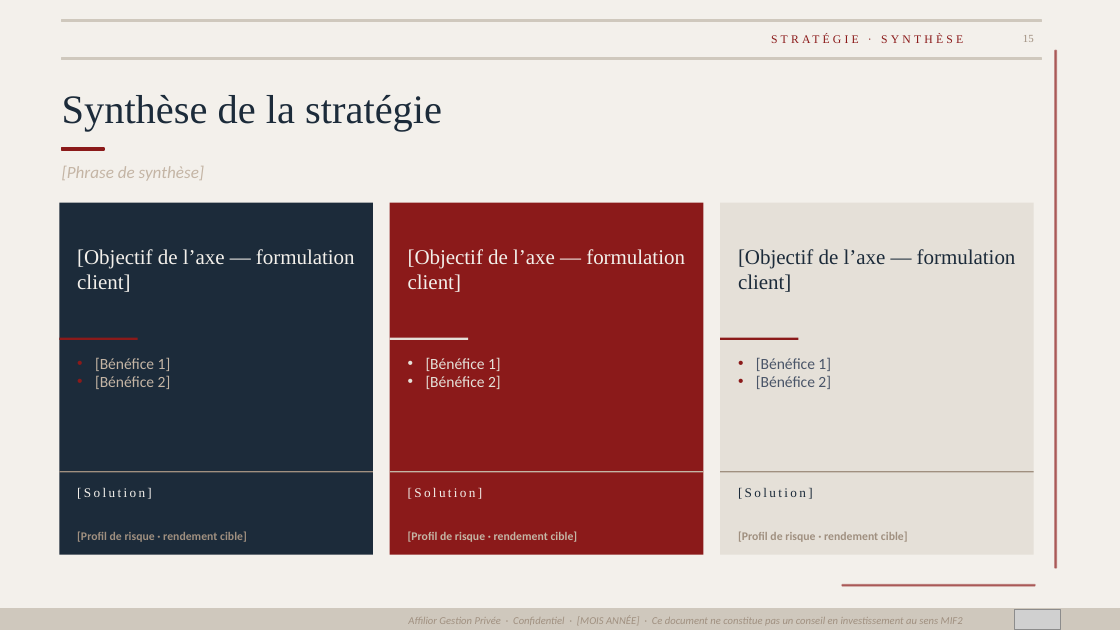
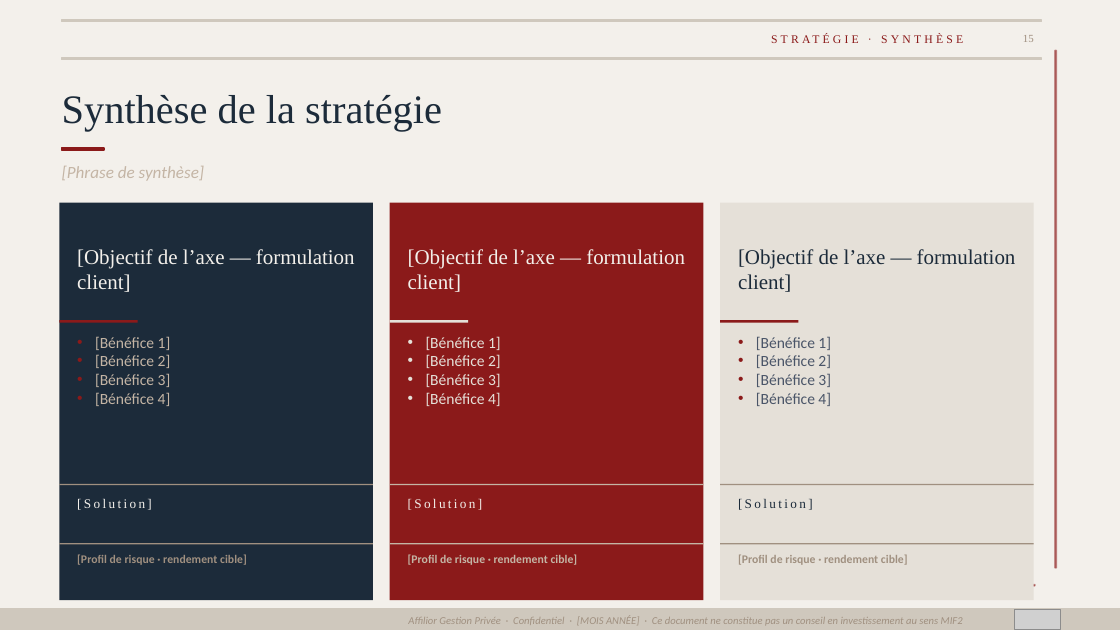
Before and after one commit to fififi1717/mkgt, a slide deck: slide 13 of Cans_Mstr.pptx (slide 15 before the commit). Drawn at 1120x630 pixels with LibreOffice and Linux fonts; fonts in the diff are those of the drawing; grey boxes stand for pictures. Boxes give left, top, right and bottom in pixels: in the first picture for what was removed or moved away, otherwise in the second. Text is boxed around its words. In the diff, an @@ line names an element or a change of style, - is before the commit and + after.

```diff
--- a/Cans_Mstr.pptx
+++ b/Cans_Mstr.pptx
@@ rectangle: place and size @@
-rectangle at [59, 203, 373, 554]
+rectangle at [59, 203, 373, 600]
@@ rectangle: place and size @@
-rectangle at [390, 203, 703, 554]
+rectangle at [390, 203, 703, 600]
@@ rectangle: place and size @@
-rectangle at [720, 203, 1034, 554]
+rectangle at [720, 203, 1034, 600]
@@ 3 rectangles: place and size @@
-3 rectangles at [59, 337, 799, 339]
+3 rectangles at [59, 320, 799, 323]
@@ text "[Bénéfice 1]": place and size @@
-text "[Bénéfice 1]" at [95, 357, 171, 389]
+text "[Bénéfice 1]" at [95, 336, 171, 406]
@@ text "[Bénéfice 1]": place and size @@
-text "[Bénéfice 1]" at [426, 357, 501, 389]
+text "[Bénéfice 1]" at [426, 336, 501, 406]
@@ text "[Bénéfice 1]": place and size @@
-text "[Bénéfice 1]" at [756, 358, 831, 389]
+text "[Bénéfice 1]" at [756, 337, 831, 406]
@@ text at [95, 373, 171, 406]: paragraphs added @@
+• [Bénéfice 3]
+• [Bénéfice 4]
@@ text at [426, 373, 501, 406]: paragraphs added @@
+• [Bénéfice 3]
+• [Bénéfice 4]
@@ text at [756, 374, 831, 406]: paragraphs added @@
+• [Bénéfice 3]
+• [Bénéfice 4]
@@ text "[Solution]": place and size @@
-text "[Solution]" at [77, 488, 152, 499]
+text "[Solution]" at [77, 499, 152, 510]
@@ text "[Solution]": place and size @@
-text "[Solution]" at [408, 488, 483, 499]
+text "[Solution]" at [408, 499, 483, 510]
@@ text "[Solution]": place and size @@
-text "[Solution]" at [738, 488, 813, 499]
+text "[Solution]" at [738, 499, 813, 510]
@@ 3 rectangles: place and size @@
-3 rectangles at [59, 472, 1034, 473]
+3 rectangles at [59, 484, 1034, 485]
@@ rectangle added at [59, 543, 373, 544], fill #A09080 @@
@@ rectangle added at [390, 543, 703, 544], fill #C4B5A5 @@
@@ 3 texts: place and size @@
-3 texts at [77, 531, 908, 542]
+3 texts at [77, 554, 908, 565]
@@ rectangle added at [720, 543, 1034, 544], fill #A09080 @@
```
Also in this commit, not shown: 6 other slides changed, 2 slides removed, 4 other files.
